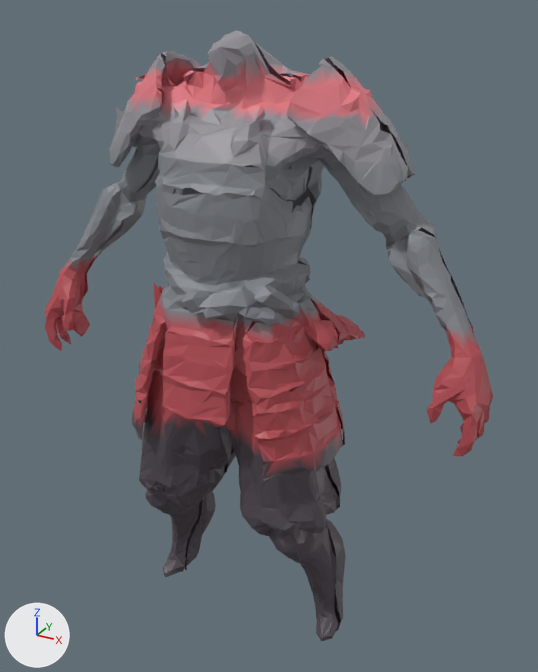
A saved change to the glTF model assets/models/ashigaru_v2d_colored.glb.
Rendered twice from a 50 mm camera at (0.968, -1.567, 0.88) aimed at (0.068, 0.069, 0.062). Lighting does not change. The marker at lower left points along +X, +Y and +Z. The older version comes first. Where no turn or scale is listed for an object, it has been applied to the vertices.

The first picture shows 'geometry_0'.
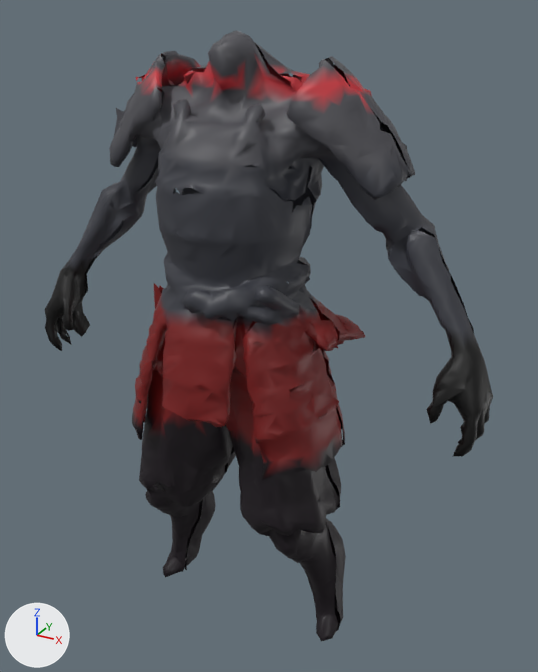
What changed in the scene script:
```text
Change me_geometry_0:
    where me_geometry_0.from_pydata(...)  # 6260 vertices, 11496 faces; spans x -0.68..0.68, y -0.23..0.22, z -0.87..0.83
    used by ob_geometry_0; location = (0.0, 0.0, 0.0)
    me_geometry_0 part 1: 4324 faces centred in x -0.6..0.61, y -0.21..0.2, z 0.17..0.83 are repainted in the vertex colours; the middle colour goes from grey #83878d to dark grey #3b3d45
    me_geometry_0 part 2: 4208 faces centred in x -0.67..0.68, y -0.23..0.22, z -0.17..0.75 are repainted in the vertex colours; the middle colour goes from red #b84f56 to dark red #7a1616
    me_geometry_0 part 3: 2964 faces centred in x -0.31..0.32, y -0.19..0.17, z -0.86..-0.14 are repainted in the vertex colours; the middle colour goes from dark grey #4f474f to black #160d16
```

What differs and where, as boxes [x1, y1, x2, y2] in the pictures (538 x 672 px):
part 1 of me_geometry_0, recoloured (grey to dark grey)
    both: [68, 30, 477, 343]
part 2 of me_geometry_0, recoloured (red to dark red)
    both: [45, 58, 493, 473]
part 3 of me_geometry_0, recoloured (dark grey to black)
    both: [132, 396, 346, 641]
